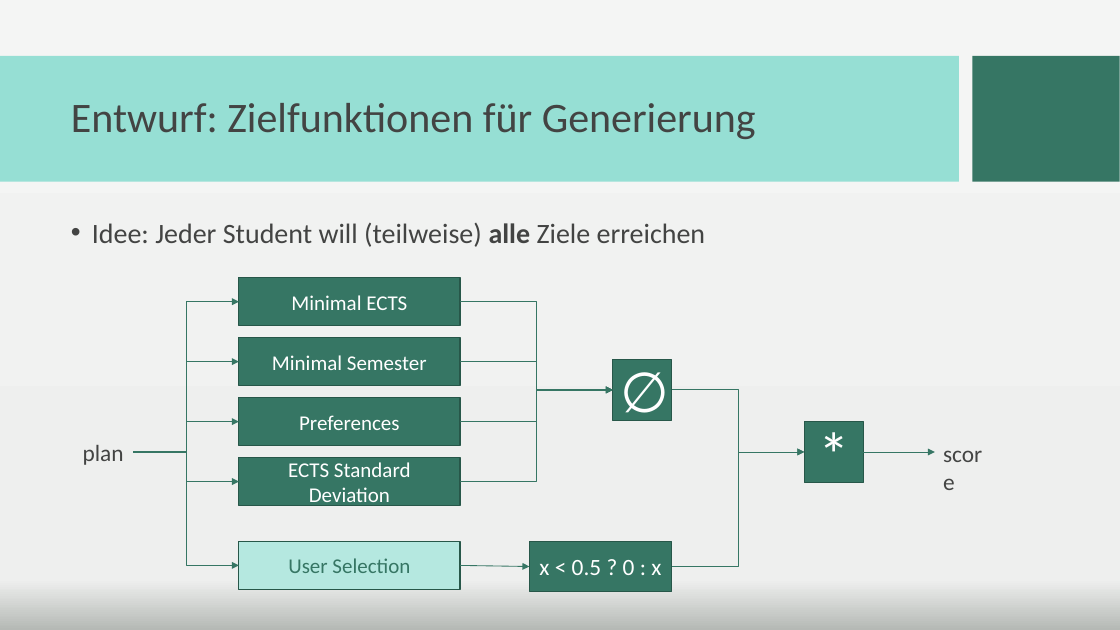
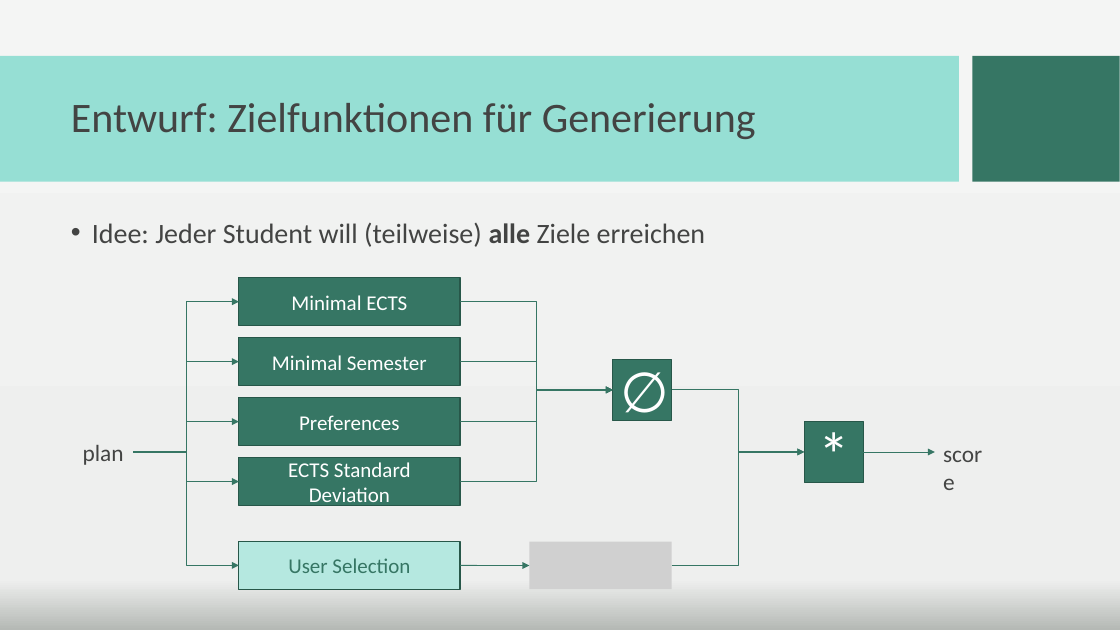
Before and after one commit to PSE-WS1617-IPD-Workflow/PSE_WS1617_IPD_Boehm_Studienplan, a slide deck: slide 12 of Abschlusspräsentation/Praesentation_newdesign.pptx (slide 7 before the commit). Drawn at 1120x630 pixels with LibreOffice and Linux fonts; fonts in the diff are those of the drawing; grey boxes stand for pictures; background and template pictures are left out. Boxes give left, top, right and bottom in pixels: in the first picture for what was removed or moved away, otherwise in the second. Text is boxed around its words. In the diff, an @@ line names an element or a change of style, - is before the commit and + after.

```diff
--- a/Abschlusspräsentation/Praesentation_newdesign.pptx
+++ b/Abschlusspräsentation/Praesentation_newdesign.pptx
@@ elbow arrow (672, 565) - (804, 452): route changed @@
@@ rectangle removed at <box>529,542,671,592</box> @@
-x < 0.5 ? 0 : x
@@ picture added at <box>529,542,671,590</box> @@
```
Also in this commit, not shown: 2 other slides changed, 7 slides added, 2 slides removed.
